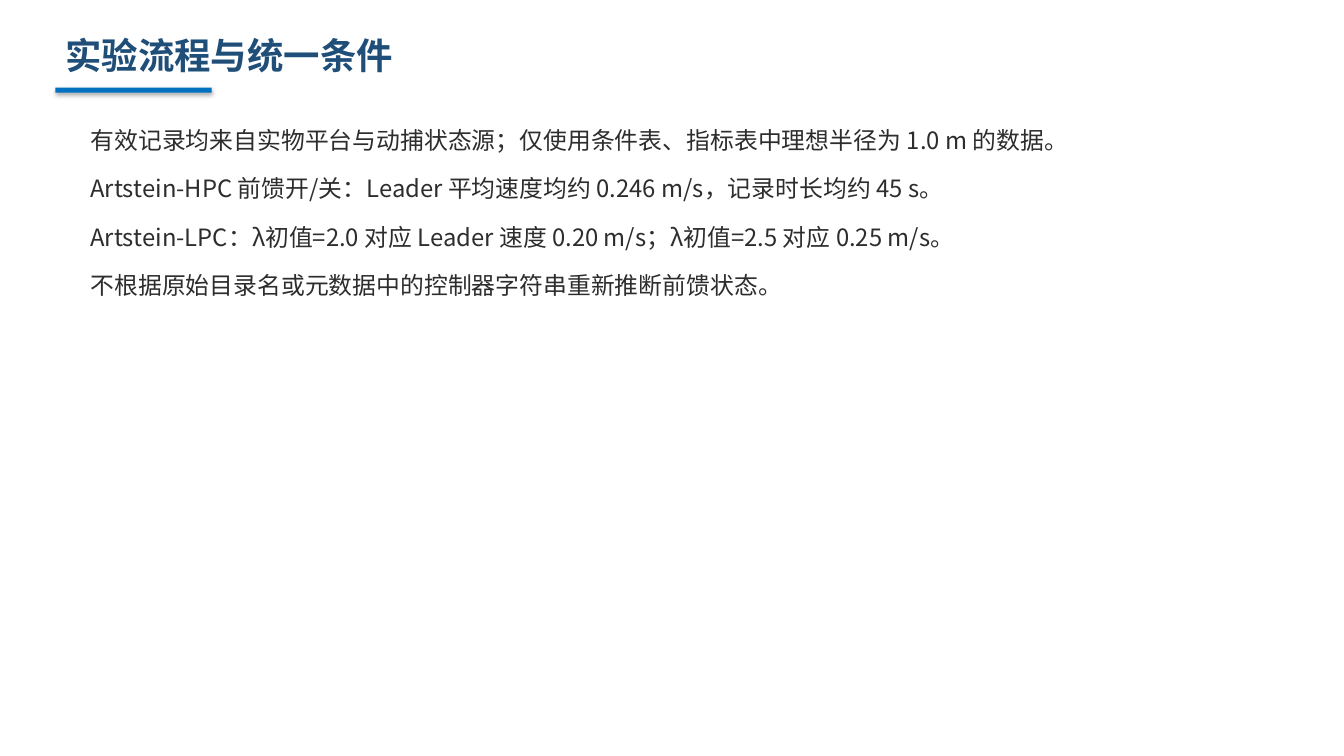
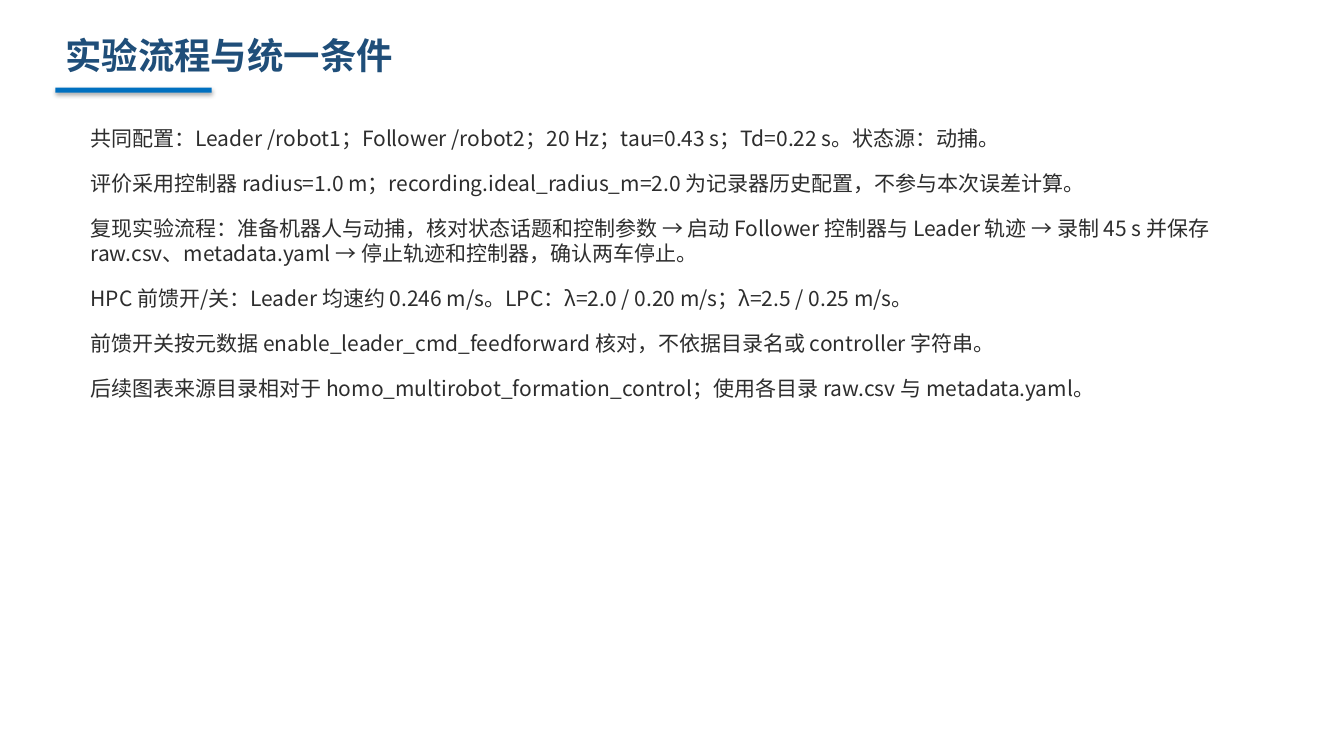
Before and after one commit to Davin-Liang/homo-ctrl-multirobot-ros2, a slide deck: slide 5 of docs/reports/2026-09-15-real-robot-tracking/双移动机器人实物跟踪实验汇报.pptx. Drawn at 1344x756 pixels with LibreOffice and Linux fonts; fonts in the diff are those of the drawing. Boxes give left, top, right and bottom in pixels: in the first picture for what was removed or moved away, otherwise in the second. Text is boxed around its words. In the diff, an @@ line names an element or a change of style, - is before the commit and + after.

Commit message:
补齐实物实验报告评价口径与来源说明

```diff
--- a/docs/reports/2026-09-15-real-robot-tracking/双移动机器人实物跟踪实验汇报.pptx
+++ b/docs/reports/2026-09-15-real-robot-tracking/双移动机器人实物跟踪实验汇报.pptx
@@ text at (91, 128, 1210, 401): text changed; size 17 to 15 pt @@
-有效记录均来自实物平台与动捕状态源；仅使用条件表、指标表中理想半径为 1.0 m 的数据。
-Artstein-HPC 前馈开/关：Leader 平均速度均约 0.246 m/s，记录时长均约 45 s。
-Artstein-LPC：λ初值=2.0 对应 Leader 速度 0.20 m/s；λ初值=2.5 对应 0.25 m/s。
-不根据原始目录名或元数据中的控制器字符串重新推断前馈状态。
+共同配置：Leader /robot1；Follower /robot2；20 Hz；tau=0.43 s；Td=0.22 s。状态源：动捕。
+评价采用控制器 radius=1.0 m；recording.ideal_radius_m=2.0 为记录器历史配置，不参与本次误差计算。
+复现实验流程：准备机器人与动捕，核对状态话题和控制参数 → 启动 Follower 控制器与 Leader 轨迹 → 录制 45 s 并保存 raw.csv、metadata.yaml → 停止轨迹和控制器，确认两车停止。
+HPC 前馈开/关：Leader 均速约 0.246 m/s。LPC：λ=2.0 / 0.20 m/s；λ=2.5 / 0.25 m/s。
+前馈开关按元数据 enable_leader_cmd_feedforward 核对，不依据目录名或 controller 字符串。
+后续图表来源目录相对于 homo_multirobot_formation_control；使用各目录 raw.csv 与 metadata.yaml。
```
Also in this commit, not shown: 2 other slides changed, 5 other files.
